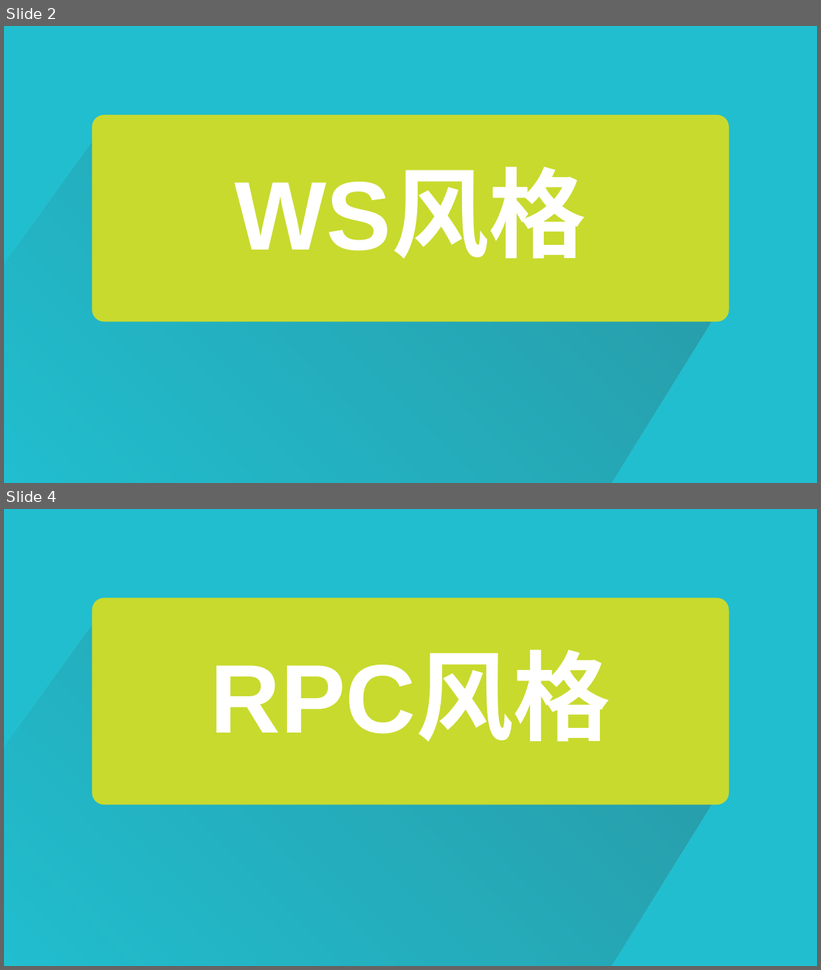
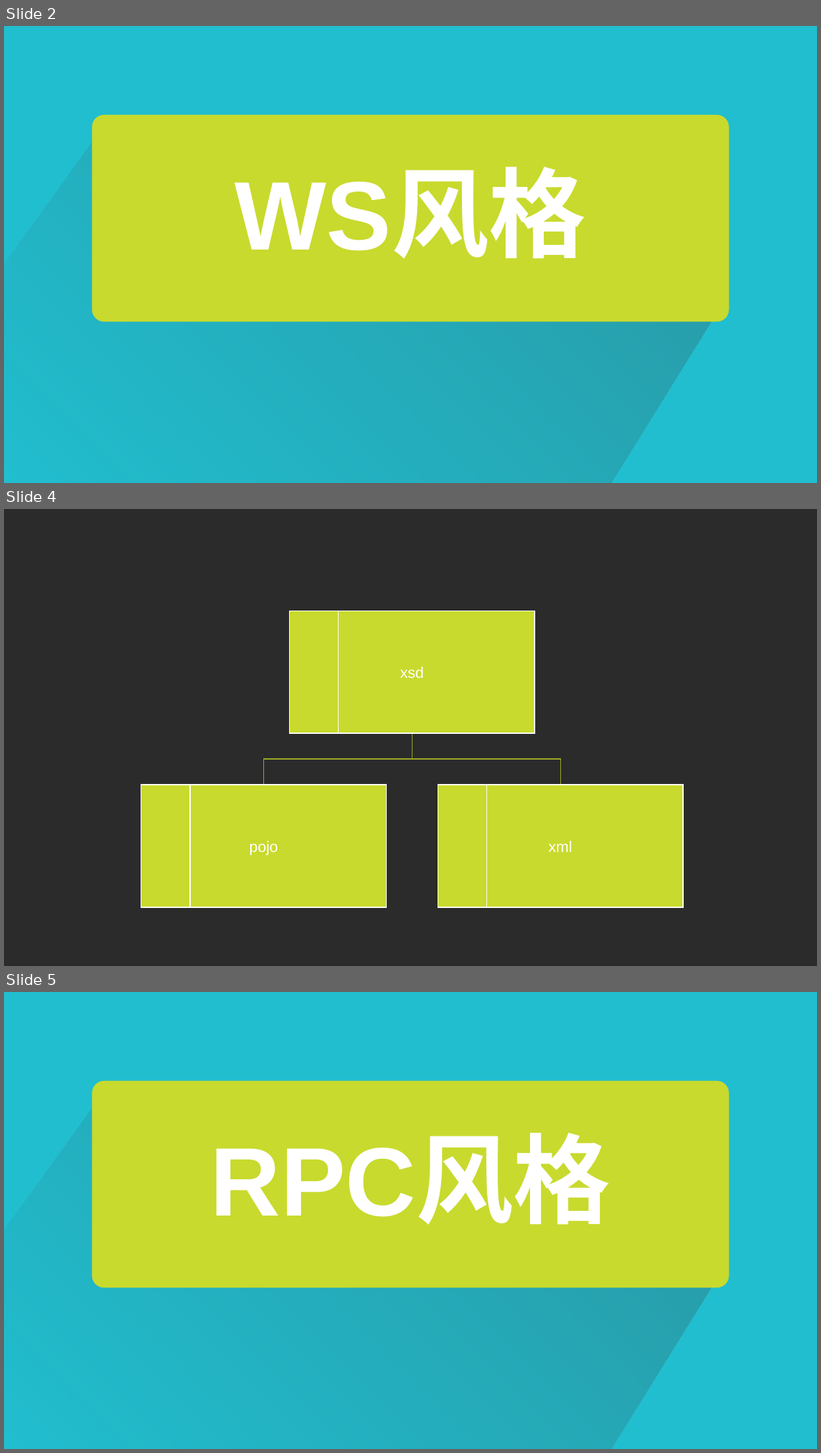
Before and after one commit to heliangb46/aWebService, a slide deck: wsc/webservice开发实践.pptx. Shown one above the other, each under a label of ours: slides 2 and 4 before the commit, slides 2, 4 and 5 after it; the slides between them are not shown. The pictures are 821x970 and 821x1453 pixels, drawn with LibreOffice and Linux fonts; fonts in the diff are those of the drawing; background and template pictures are left out; a plain dark background stands for a picture behind light text. Boxes give left, top, right and bottom in pixels: in the first picture for what was removed or moved away, otherwise in the second. Text is boxed around its words. In the diff, an @@ line names an element or a change of style, - is before the commit and + after.

```diff
--- a/wsc/webservice开发实践.pptx
+++ b/wsc/webservice开发实践.pptx
@@ slide 4 added at [4, 509, 817, 966], background picture (left out) @@
@@ group added at [141, 611, 683, 908]: 6 rectangles, 3 texts, 2 freeform shapes @@
+xsd
+pojo
+xml
@@ what was slide 4 is now slide 5 @@
```
Also in this commit, not shown: 6 other files.
